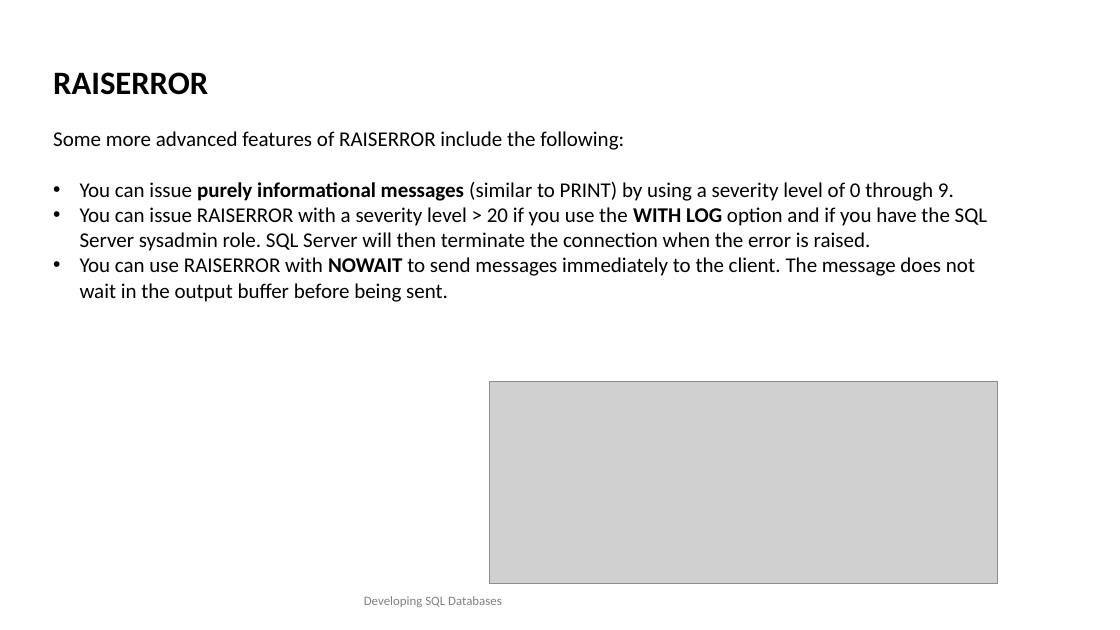
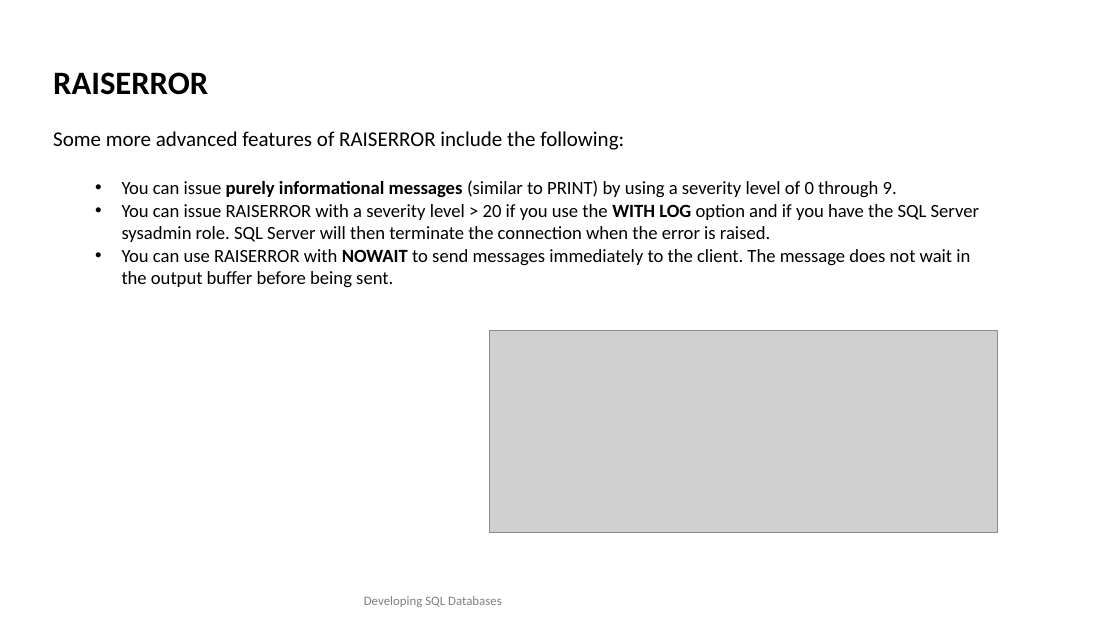
Before and after one commit to TKostyrka/70762DevSQLDB, a slide deck: slide 4 of DEVSQL_14_ErrorHandling/DEVSQL_14_ErrorHandling.pptx (slide 5 before the commit). Drawn at 1120x630 pixels with LibreOffice and Linux fonts; fonts in the diff are those of the drawing; grey boxes stand for pictures. Boxes give left, top, right and bottom in pixels: in the first picture for what was removed or moved away, otherwise in the second. Text is boxed around its words. In the diff, an @@ line names an element or a change of style, - is before the commit and + after.

```diff
--- a/DEVSQL_14_ErrorHandling/DEVSQL_14_ErrorHandling.pptx
+++ b/DEVSQL_14_ErrorHandling/DEVSQL_14_ErrorHandling.pptx
@@ text at (122,180,979,288): size 18 to 16 pt in "You can issue purely informational messages (similar ...", "You can issue RAISERROR with a severity ...", "You can use RAISERROR with NOWAIT to ..."; list level 1 to 2 in "You can issue purely informational ..."; list level 1 to 2 in "You can issue RAISERROR with ..."; list level 1 to 2 in "You can use RAISERROR with ..." @@
@@ picture: place and size @@
-picture at (490,382,998,585)
+picture at (490,330,998,533)
```
Also in this commit, not shown: 7 other slides changed, 1 slide removed, 3 other files.
